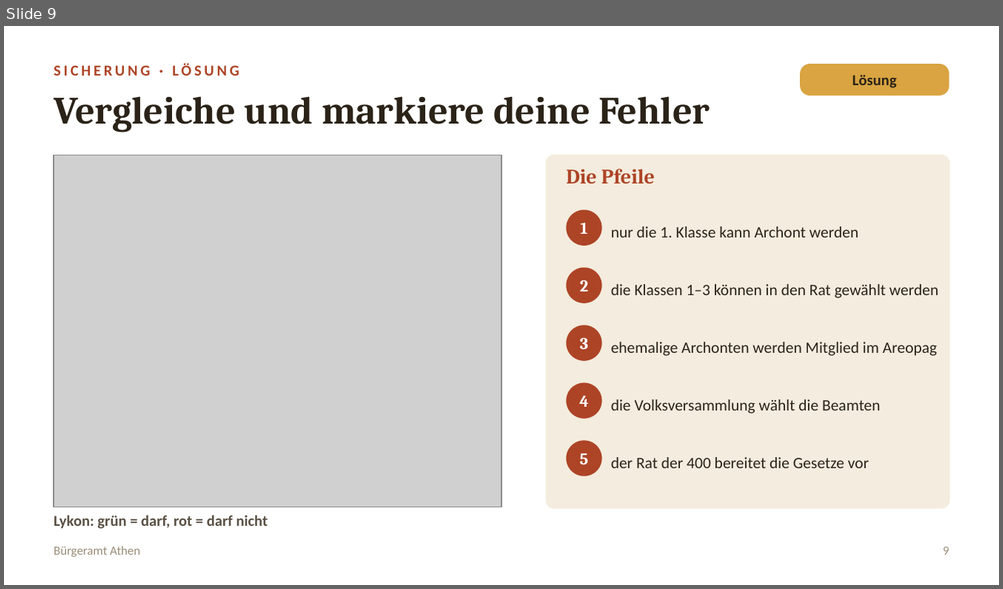
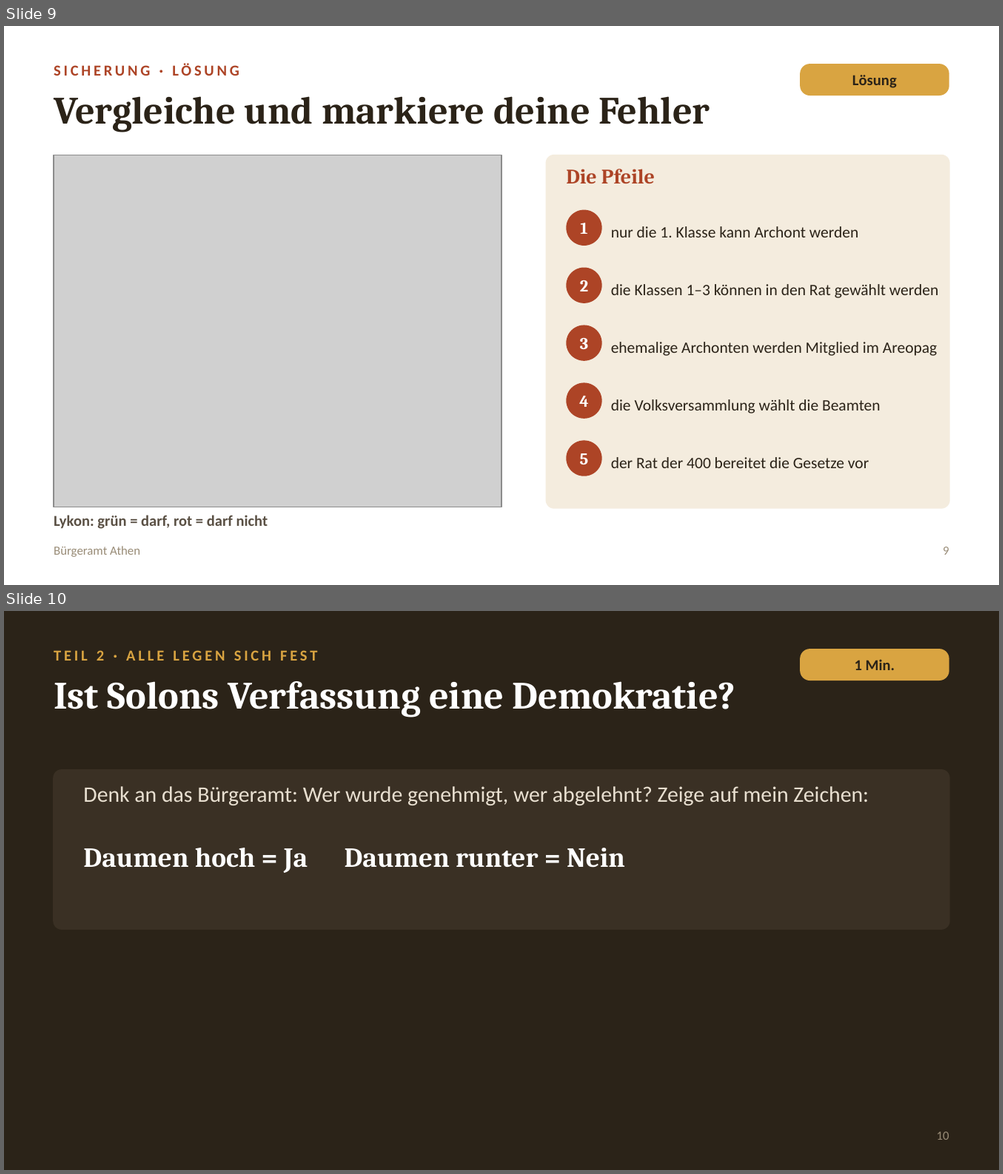
Before and after one commit to golzkonstantin-gif/Schule, a slide deck: Geschichte_11/Stunde_Buergeramt_Athen/Folien_Buergeramt_Athen.pptx. Shown one above the other, each under a label of ours: slide 9 before the commit, slides 9 and 10 after it. The pictures are 1003x589 and 1003x1174 pixels, drawn with LibreOffice and Linux fonts; fonts in the diff are those of the drawing; grey boxes stand for pictures. Boxes give left, top, right and bottom in pixels: in the first picture for what was removed or moved away, otherwise in the second. Text is boxed around its words. In the diff, an @@ line names an element or a change of style, - is before the commit and + after.

```diff
--- a/Geschichte_11/Stunde_Buergeramt_Athen/Folien_Buergeramt_Athen.pptx
+++ b/Geschichte_11/Stunde_Buergeramt_Athen/Folien_Buergeramt_Athen.pptx
@@ slide 10 added at (4, 611, 999, 1170), background #2B2318 @@
@@ text added at (54, 650, 317, 661), 11 pt, text #D9A441, bold @@
+TEIL 2 · ALLE LEGEN SICH FEST
@@ rounded rectangle added at (800, 649, 949, 681), fill #D9A441, 11 pt, text #2B2318, bold @@
+1 Min.
@@ text added at (54, 681, 736, 718), 28 pt, text #FFFFFF, bold @@
+Ist Solons Verfassung eine Demokratie?
@@ rounded rectangle added at (54, 770, 949, 929), fill #3A3024, outline #3A3024 1 pt @@
@@ text added at (83, 786, 868, 806), 16 pt, text #E8DFD0 @@
+Denk an das Bürgeramt: Wer wurde genehmigt, wer abgelehnt? Zeige auf mein Zeichen:
@@ text added at (83, 848, 625, 873), 20 pt, text #FFFFFF, bold @@
+Daumen hoch = Ja Daumen runter = Nein
@@ text added at (936, 1132, 949, 1140), 9 pt, text #998C77 @@
+10
```
Also in this commit, not shown: 7 other slides added, 2 other files.
